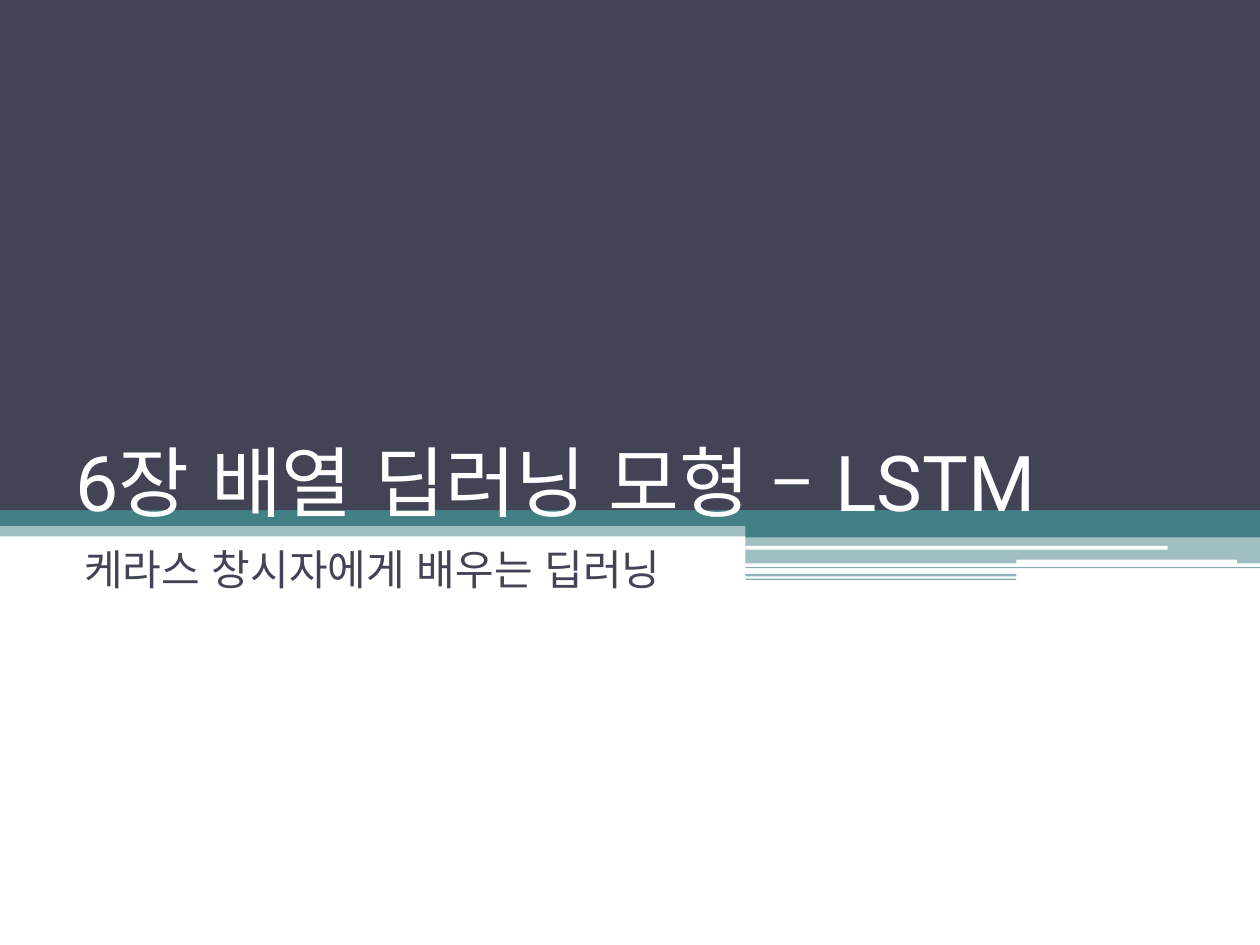
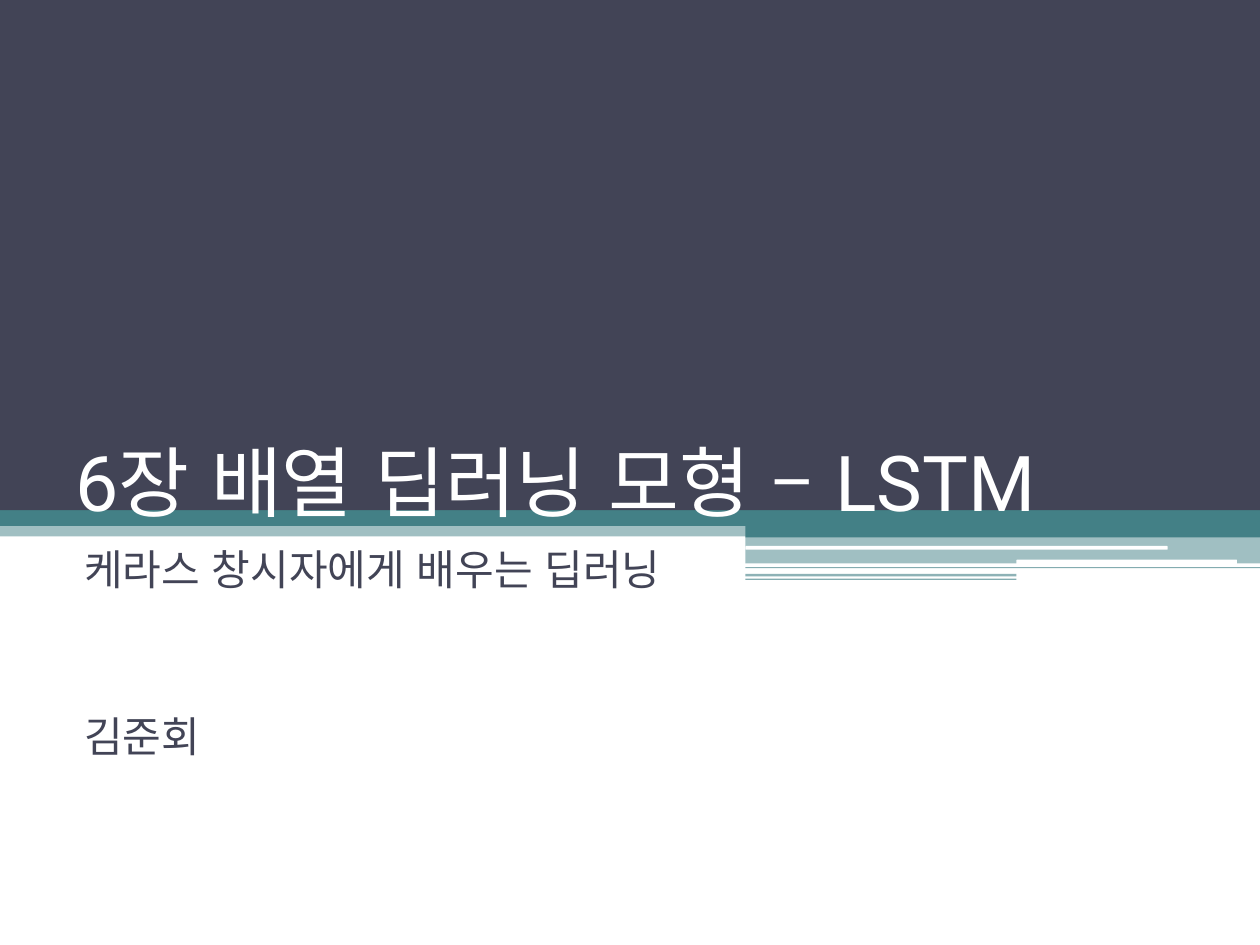
Before and after one commit to KIMJUNHOEHOE/bccard_deep_learning_study, a slide deck: slide 1 of chpt6. 비나공_딥러닝(LSTM).pptx. Drawn at 1260x945 pixels with LibreOffice and Linux fonts; fonts in the diff are those of the drawing. Boxes give left, top, right and bottom in pixels: in the first picture for what was removed or moved away, otherwise in the second. Text is boxed around its words. In the diff, an @@ line names an element or a change of style, - is before the commit and + after.

```diff
--- a/chpt6. 비나공_딥러닝(LSTM).pptx
+++ b/chpt6. 비나공_딥러닝(LSTM).pptx
@@ subtitle at (84, 717, 200, 756): paragraph added @@
+김준회
```
Also in this commit, not shown: 10 other files.
